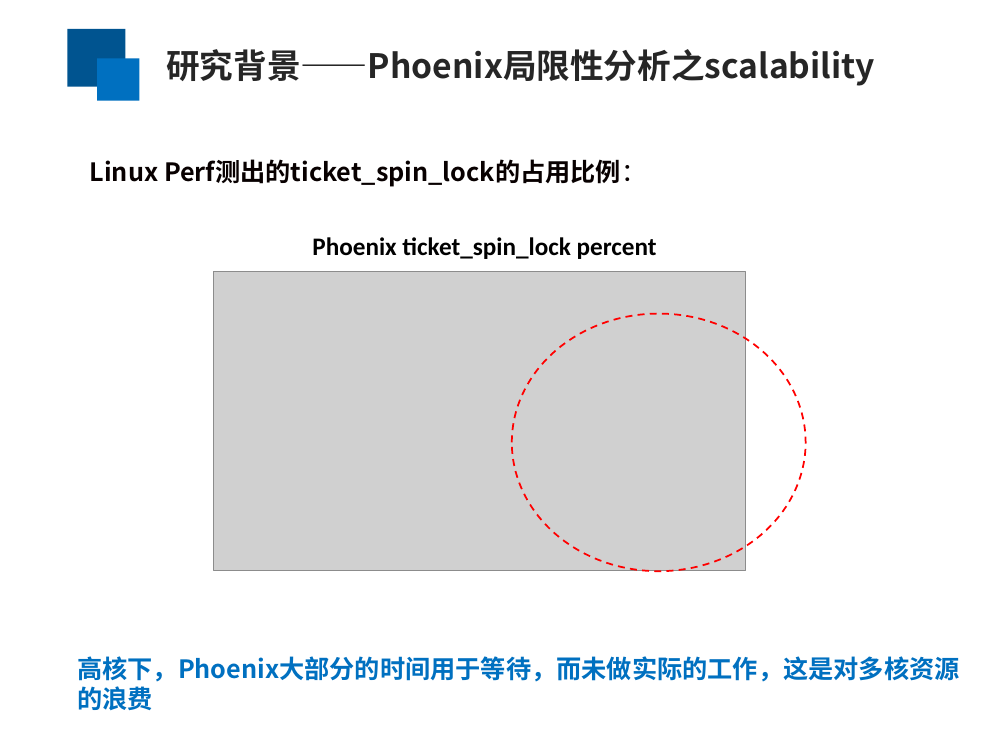
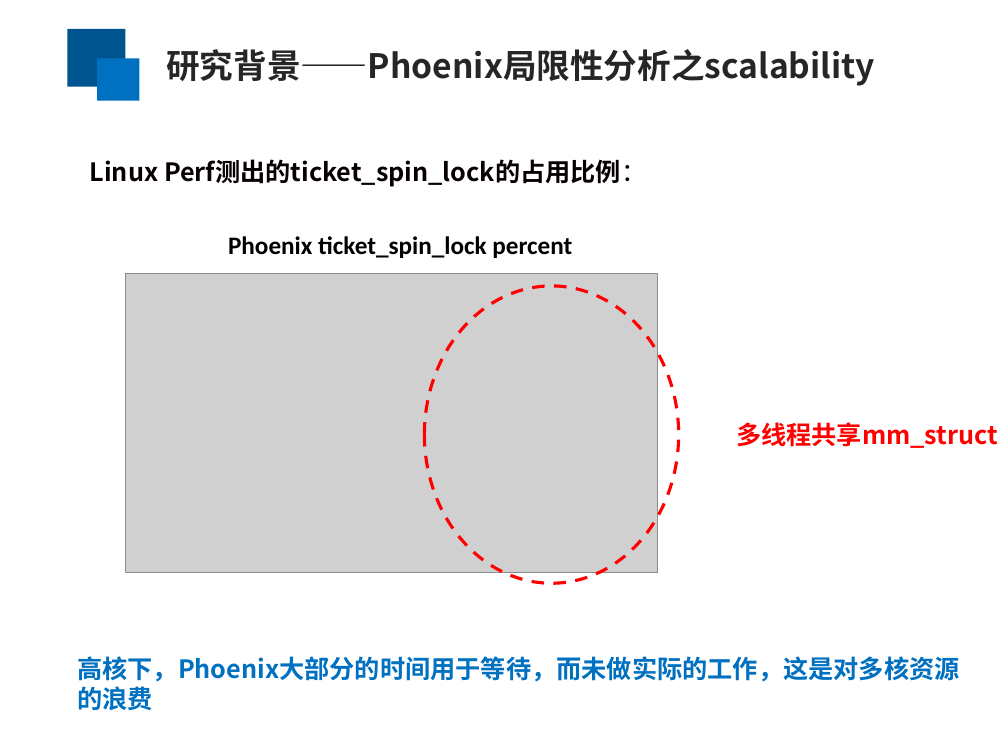
Before and after one commit to yufenyu/work, a slide deck: slide 5 of dmr_paper/paper/chinaSys-2016.ppt. Drawn at 1008x756 pixels with LibreOffice and Linux fonts; fonts in the diff are those of the drawing; grey boxes stand for pictures. Boxes give left, top, right and bottom in pixels: in the first picture for what was removed or moved away, otherwise in the second. Text is boxed around its words. In the diff, an @@ line names an element or a change of style, - is before the commit and + after.

```diff
--- a/dmr_paper/paper/chinaSys-2016.ppt
+++ b/dmr_paper/paper/chinaSys-2016.ppt
@@ text "Phoenix ticket_spin_lock percent": place and size @@
-text "Phoenix ticket_spin_lock percent" at [312,237,657,259]
+text "Phoenix ticket_spin_lock percent" at [228,236,572,258]
@@ picture: place and size @@
-picture at [214,271,746,571]
+picture at [125,273,657,573]
@@ ellipse: place and size @@
-ellipse at [512,313,805,572]
+ellipse at [424,286,678,584]
@@ ellipse at [424,286,678,584]: outline #FF0000 1.25 pt dashed to #FF0000 2.24 pt dashed @@
@@ text added at [736,422,998,448], 18 pt, text #FF0000, bold @@
+多线程共享mm_struct
```
Also in this commit, not shown: 7 other slides changed, 11 slides added.
